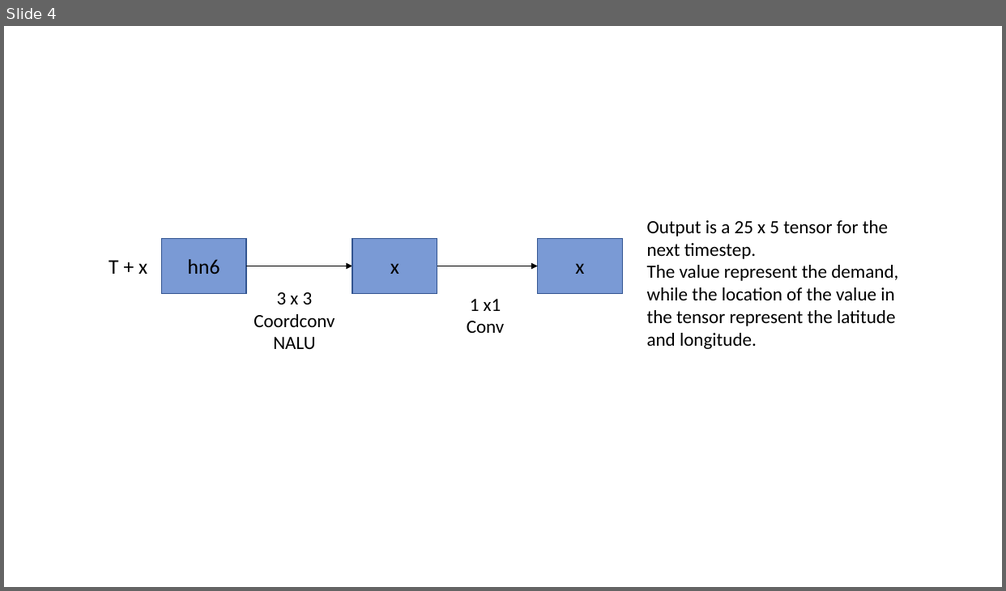
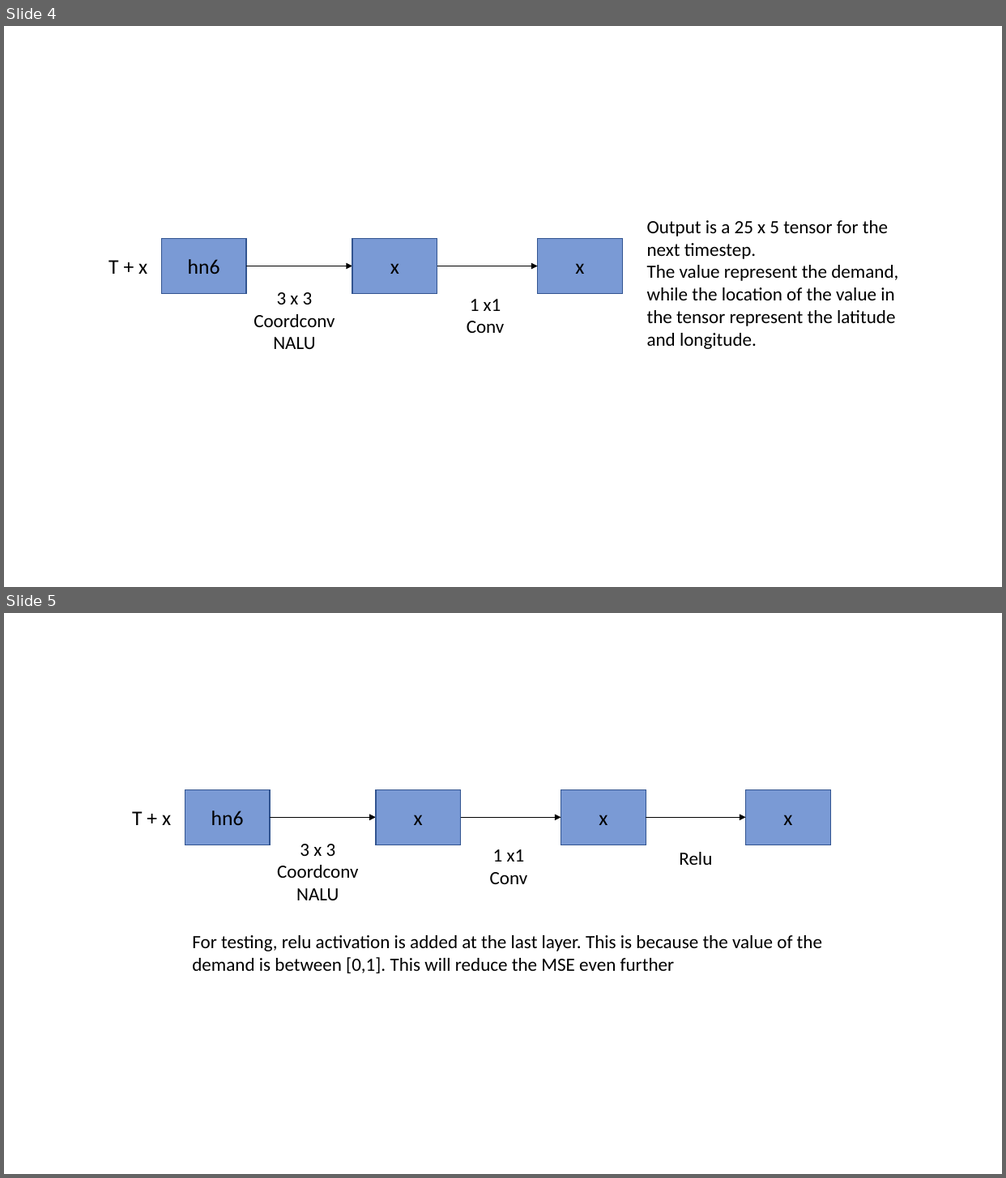
Before and after one commit to wonggw/Traffic_Management_grab, a slide deck: images/model_architecture.pptx. Shown one above the other, each under a label of ours: slide 4 before the commit, slides 4 and 5 after it. The pictures are 1006x591 and 1006x1178 pixels, drawn with LibreOffice and Linux fonts; fonts in the diff are those of the drawing. Boxes give left, top, right and bottom in pixels: in the first picture for what was removed or moved away, otherwise in the second. Text is boxed around its words. In the diff, an @@ line names an element or a change of style, - is before the commit and + after.

```diff
--- a/images/model_architecture.pptx
+++ b/images/model_architecture.pptx
@@ slide 5 added at [4,613,1002,1174], background #FFFFFF @@
@@ rectangle added at [185,790,270,845], fill #4472C4 at 71% opacity, outline #325491 1 pt, 20 pt, text #000000 @@
+hn6
@@ rectangle added at [376,790,461,845], fill #4472C4 at 71% opacity, outline #325491 1 pt, 20 pt, text #000000 @@
+x
@@ rectangle added at [561,790,646,845], fill #4472C4 at 71% opacity, outline #325491 1 pt, 20 pt, text #000000 @@
+x
@@ rectangle added at [746,790,830,845], fill #4472C4 at 71% opacity, outline #325491 1 pt, 20 pt, text #000000 @@
+x
@@ text added at [132,811,171,825], 20 pt, text #000000 @@
+T + x
@@ arrow added from (270, 817) to (376, 817), #000000 0.5 pt @@
@@ arrow added from (461, 817) to (561, 817), #000000 0.5 pt @@
@@ arrow added from (646, 817) to (746, 817), #000000 0.5 pt @@
@@ text added at [277,844,358,901], 18 pt, text #000000 @@
+3 x 3
+Coordconv NALU
@@ text added at [490,850,528,884], 18 pt, text #000000 @@
+1 x1 Conv
@@ text added at [679,852,712,865], 18 pt, text #000000 @@
+Relu
@@ text added at [192,935,822,973], 18 pt, text #000000 @@
+For testing, relu activation is added at the last layer. This is because the value of the demand is between [0,1]. This will reduce the MSE even further
```
Also in this commit, not shown: 1 other slide added, 5 other files.
